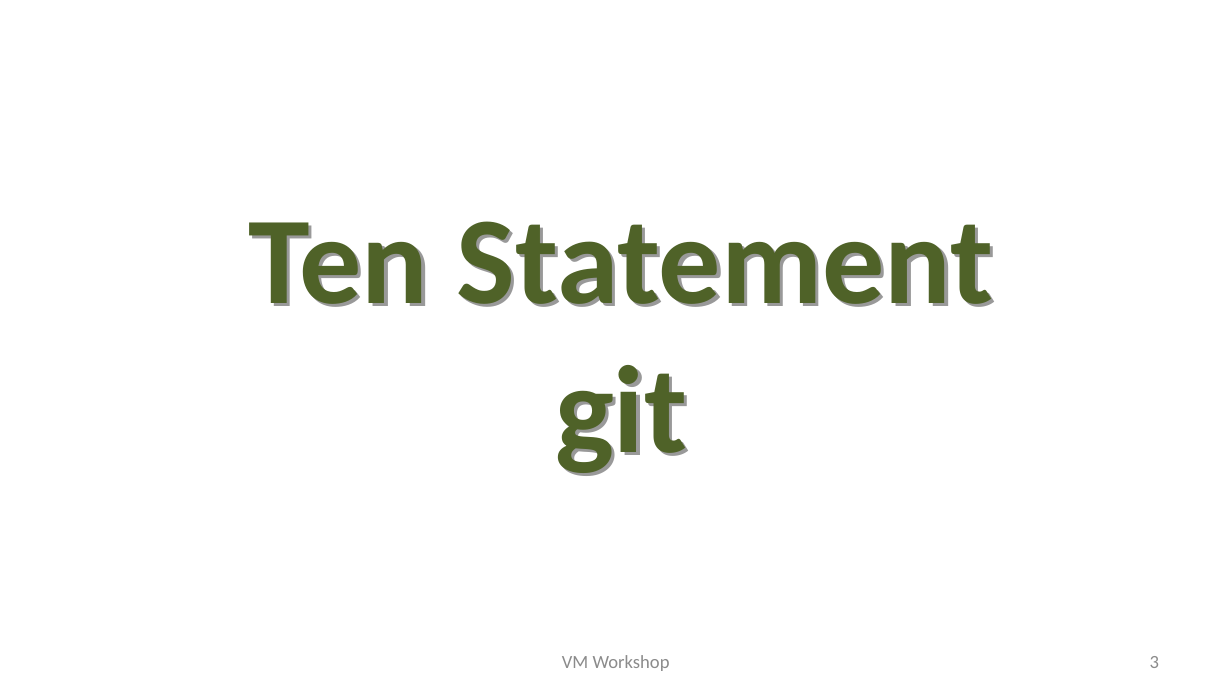
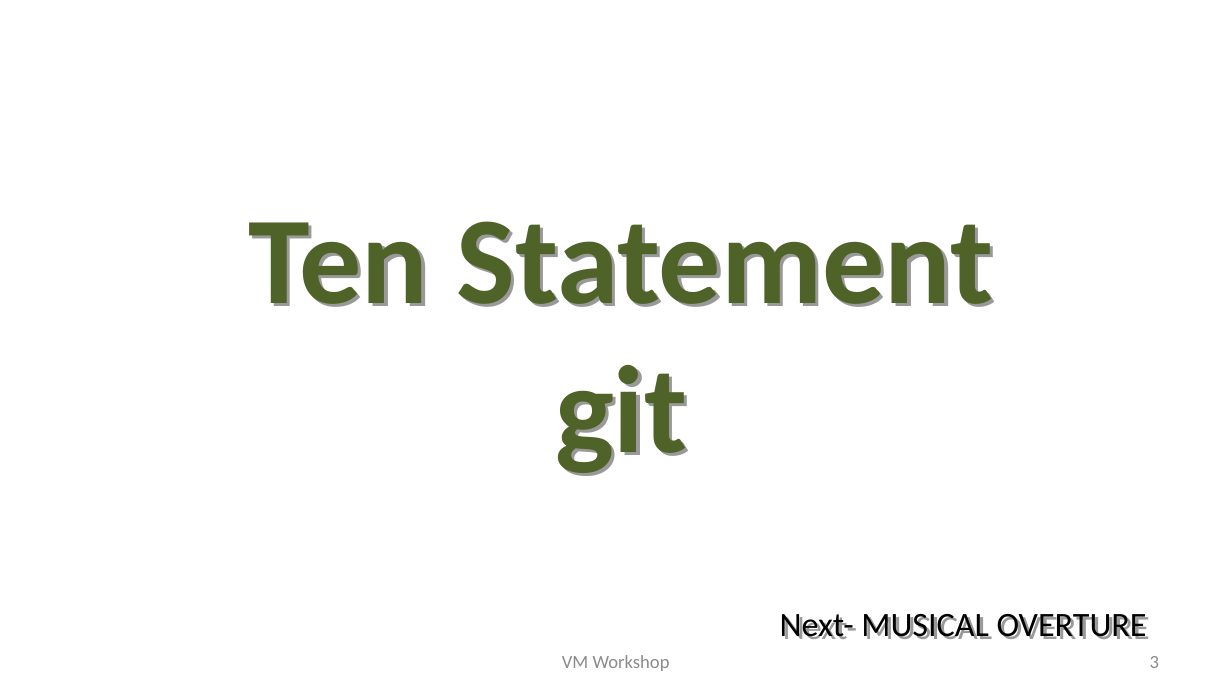
Before and after one commit to flintiii/TenStatementGit, a slide deck: slide 3 of vm_workshop_presentation.odp. Drawn at 1232x693 pixels with LibreOffice and Linux fonts; fonts in the diff are those of the drawing; background and template pictures are left out. Boxes give left, top, right and bottom in pixels: in the first picture for what was removed or moved away, otherwise in the second. Text is boxed around its words. In the diff, an @@ line names an element or a change of style, - is before the commit and + after.

```diff
--- a/vm_workshop_presentation.odp
+++ b/vm_workshop_presentation.odp
@@ title added at bbox=[780, 614, 1147, 639], 22 pt, text #000000 @@
+Next- MUSICAL OVERTURE
```
Also in this commit, not shown: 6 other slides changed.
